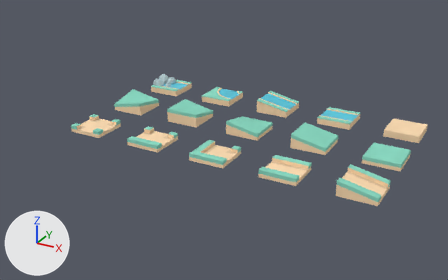
What one commit did to the Blender file resources/Blendfiles/Tiles.blend.
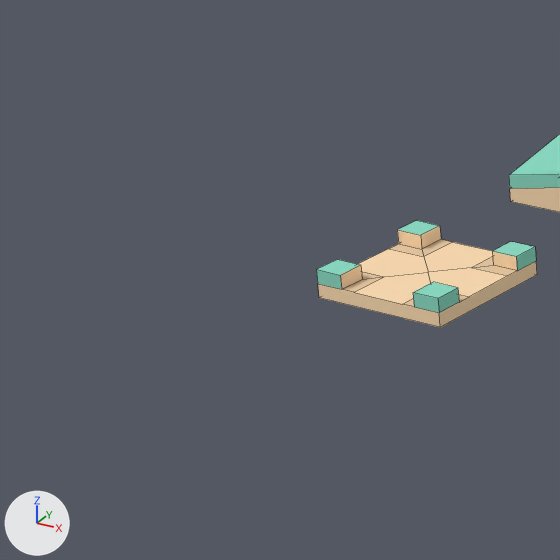
Old and new are each drawn whole from a 50 mm camera at (1.87, -18.43, 7.01) aimed at (-6.25, -3.66, -0.37) and again close up on the part from 0% to 28% of the width and 23% to 68% of the height. The lights are fixed; the arrows at lower left show +X, +Y and +Z. The close-ups show mesh edges as thin lines.

Names of what the first close-up shows: 'Corner_Diagonal', 'Way_X-Cross'.
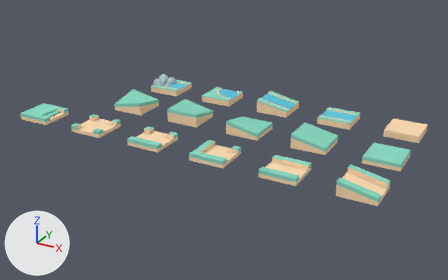
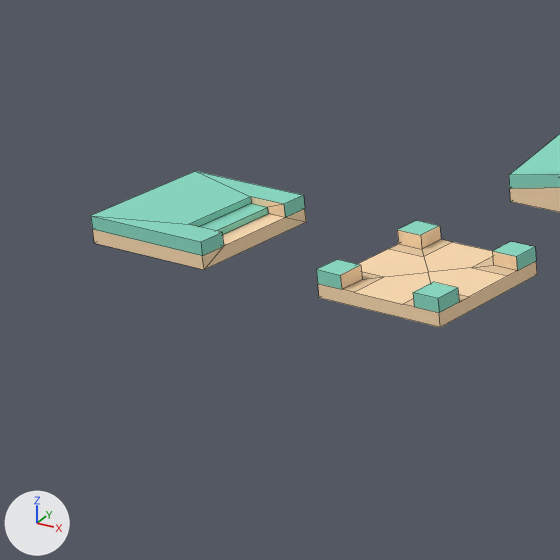
Scene script edits in JSON lines:
```json
{"op": "add", "block": "me_way_stage", "code": ["me_way_stage = bpy.data.meshes.new('way-stage')", "me_way_stage.from_pydata(...)  # 24 vertices, 23 faces; spans x -0.5..0.5, y -0.5..0.5, z 0.0..0.2", "me_way_stage.materials.append(mat_colorpalette)"]}
{"op": "add", "block": "ob_way_stage", "code": ["ob_way_stage = bpy.data.objects.new('Way_Stage', me_way_stage)", "ob_way_stage.location = (-11.5, -5.5, 0.0)", "ob_way_stage.rotation_euler = (0.0, 0.0, 1.571)  # degrees (0, 0, 90)"]}
```

What differs and where, as boxes [x1, y1, x2, y2] in the close-ups (560 x 560 px):
```json
{"object": "Way_Stage", "change": "added", "after": [91, 171, 306, 270]}
```
